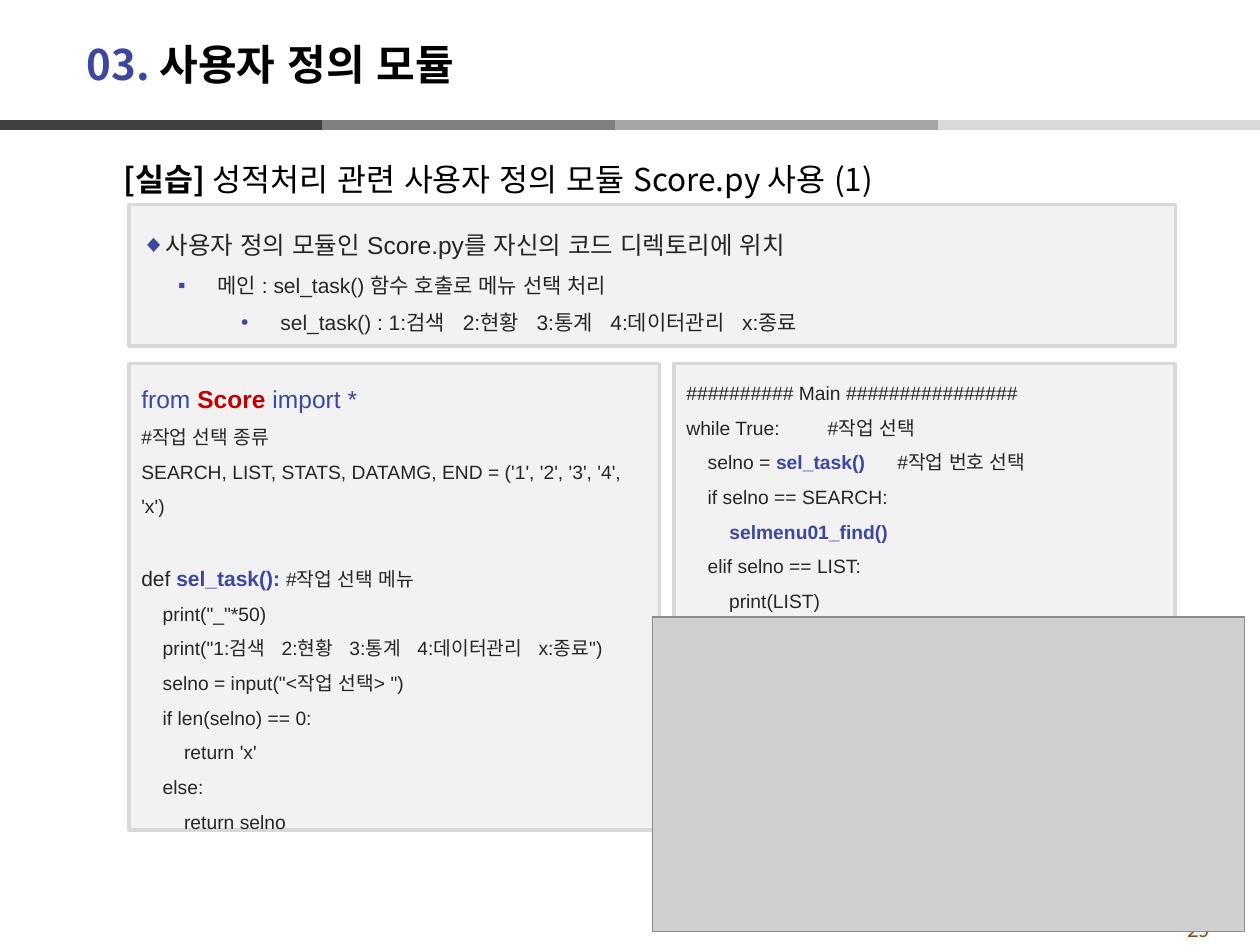
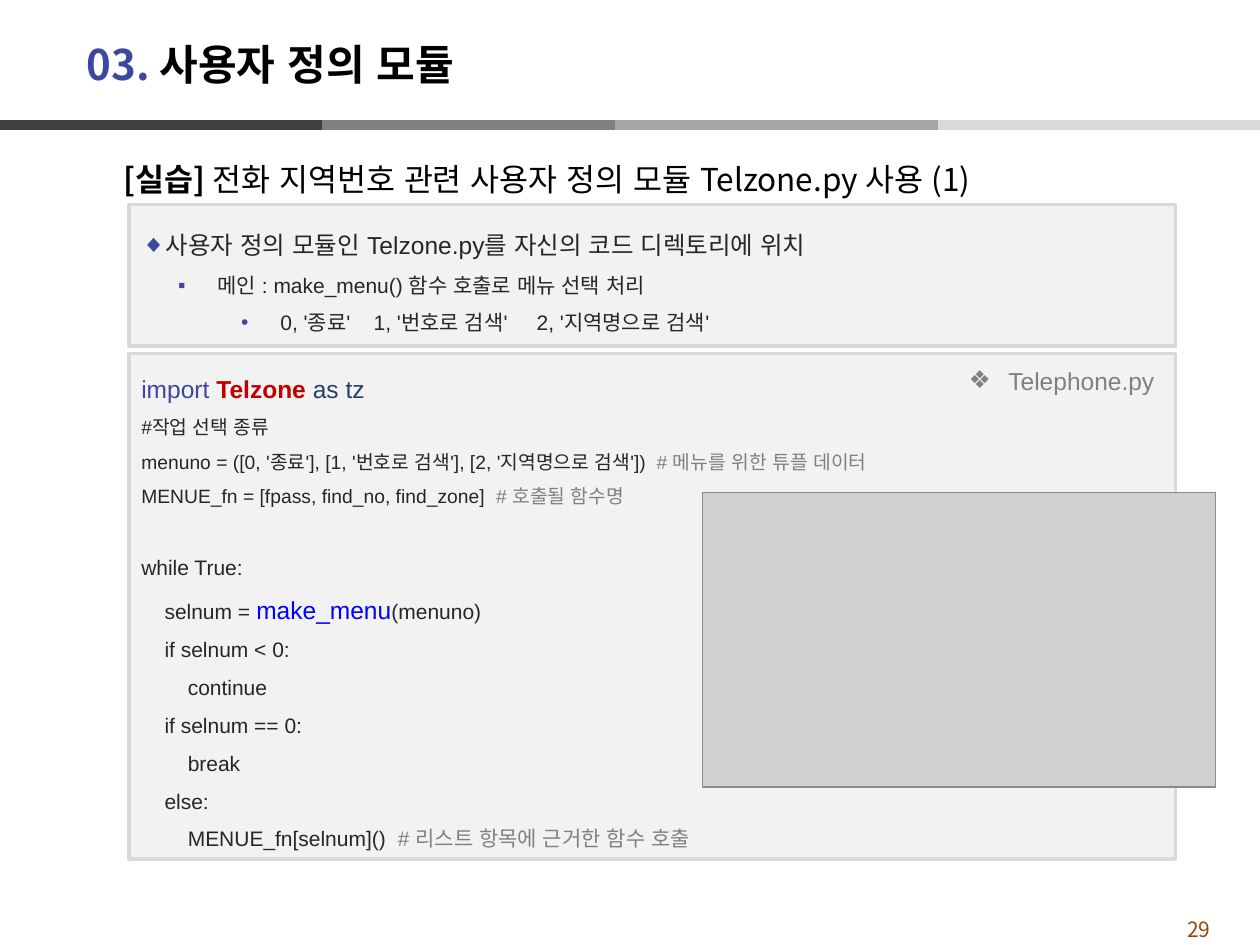
Before and after one commit to dndxor/BCPy, a slide deck: slide 29 of Ch12_모듈.pptx. Drawn at 1260x945 pixels with LibreOffice and Linux fonts; fonts in the diff are those of the drawing; grey boxes stand for pictures. Boxes give left, top, right and bottom in pixels: in the first picture for what was removed or moved away, otherwise in the second. Text is boxed around its words. In the diff, an @@ line names an element or a change of style, - is before the commit and + after.

```diff
--- a/Ch12_모듈.pptx
+++ b/Ch12_모듈.pptx
@@ text at [124,164,971,199]: text changed @@
-  [실습] 성적처리 관련 사용자 정의 모듈 Score.py 사용 (1)
+  [실습] 전화 지역번호 관련 사용자 정의 모듈 Telzone.py 사용 (1)
@@ text in rectangle at [166,233,805,333]: text changed @@
-◆ 사용자 정의 모듈인 Score.py를 자신의 코드 디렉토리에 위치
-  ▪ 메인 : sel_task() 함수 호출로 메뉴 선택 처리
-    • sel_task() : 1:검색 2:현황 3:통계 4:데이터관리 x:종료
+◆ 사용자 정의 모듈인 Telzone.py를 자신의 코드 디렉토리에 위치
+  ▪ 메인 : make_menu() 함수 호출로 메뉴 선택 처리
+    • 0, '종료' 1, '번호로 검색' 2, '지역명으로 검색'
@@ rectangle "import Telzone as tz": place and size @@
-rectangle "import Telzone as tz" at [129,363,659,829]
+rectangle "import Telzone as tz" at [129,354,1176,859]
@@ text in rectangle at [141,380,365,403]: text changed; text colour #3C479D to #C00000 @@
-from Score import *
+import Telzone as tz
@@ rectangle removed at [674,363,1176,919] @@
-########## Main ################
-while True: #작업 선택
-selno = sel_task() #작업 번호 선택
-if selno == SEARCH:
-selmenu01_find()
-elif selno == LIST:
-print(LIST)
-elif selno == STATS:
-print(STATS)
-elif selno == DATAMG:
-selmenu04_up()
-elif selno == END: #(x)끝내기
-break
-else:
-break
-################################
@@ text added at [1008,372,1154,395], 14 pt, text #808080 @@
+❖ Telephone.py
@@ text in rectangle at [141,453,866,771]: text changed @@
-SEARCH, LIST, STATS, DATAMG, END = ('1', '2', '3', '4', 'x')
-def sel_task(): #작업 선택 메뉴
-print("_"*50)
-print("1:검색 2:현황 3:통계 4:데이터관리 x:종료")
-selno = input("<작업 선택> ")
-if len(selno) == 0:
-return 'x'
+menuno = ([0, '종료'], [1, '번호로 검색'], [2, '지역명으로 검색']) # 메뉴를 위한 튜플 데이터
+MENUE_fn = [fpass, find_no, find_zone] # 호출될 함수명
+while True:
+selnum = make_menu(menuno)
+if selnum < 0:
+continue
+if selnum == 0:
+break
@@ picture added at [702,493,1215,788] @@
@@ picture removed at [653,617,1245,932] @@
@@ text in rectangle at [165,793,209,809]: size 11 to 12 pt in "else:" @@
@@ text in rectangle at [188,828,690,851]: text changed; size 11 to 12 pt @@
-return selno
+MENUE_fn[selnum]() # 리스트 항목에 근거한 함수 호출
```
Also in this commit, not shown: 2 other slides changed, 3 slides added, 3 slides removed, 11 other files.
